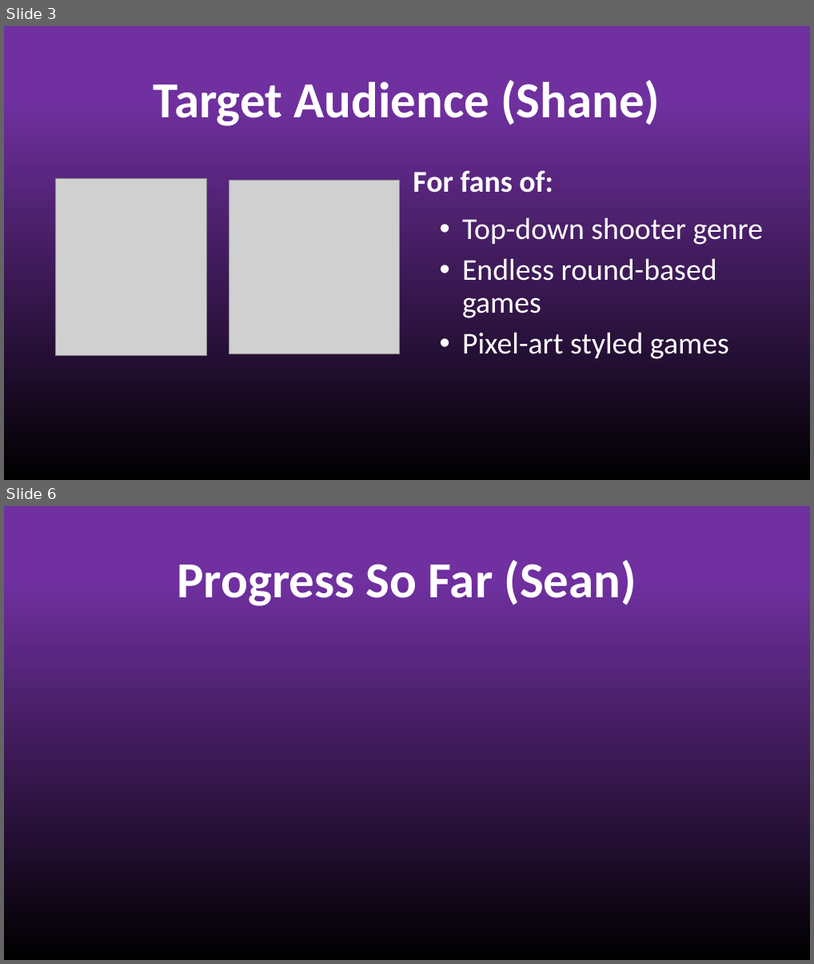
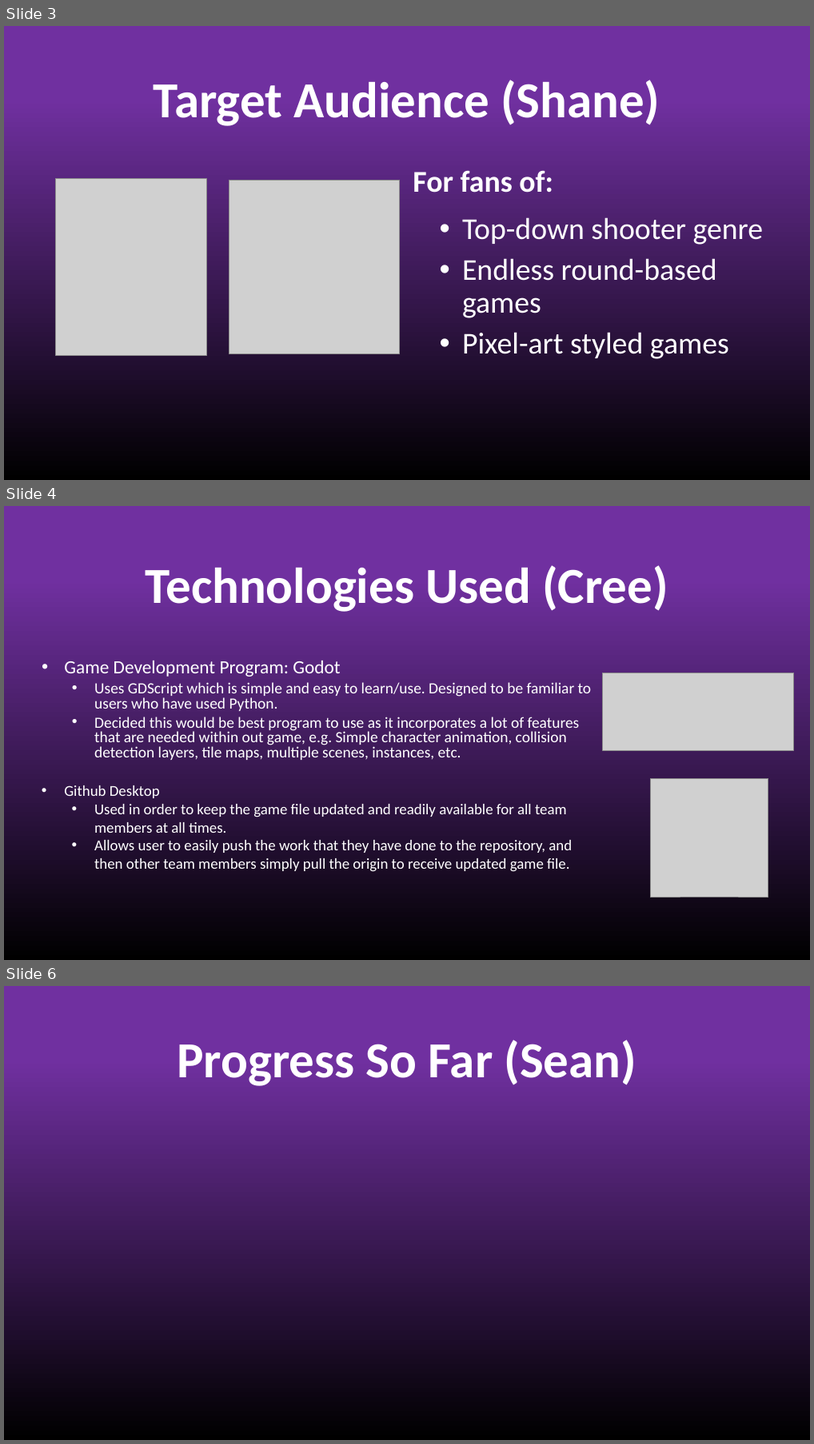
Before and after one commit to shanem1996/Plague_Panic, a slide deck: MIDPOINT PRESENTATION/MidPoint Presentation.pptx. Shown one above the other, each under a label of ours: slides 3 and 6 before the commit, slides 3, 4 and 6 after it; the slides between them are not shown. The pictures are 814x964 and 814x1444 pixels, drawn with LibreOffice and Linux fonts; fonts in the diff are those of the drawing; grey boxes stand for pictures. Boxes give left, top, right and bottom in pixels: in the first picture for what was removed or moved away, otherwise in the second. Text is boxed around its words. In the diff, an @@ line names an element or a change of style, - is before the commit and + after.

```diff
--- a/MIDPOINT PRESENTATION/MidPoint Presentation.pptx
+++ b/MIDPOINT PRESENTATION/MidPoint Presentation.pptx
@@ slide 4 added at [4, 506, 810, 960], background gradient #7030A0 to #000000 @@
@@ title added at [146, 565, 669, 612], 60 pt, text #FFFFFF, bold @@
+Technologies Used (Cree)
@@ subtitle added at [64, 660, 592, 760], 18.5 pt, text #FFFFFF @@
+• Game Development Program: Godot
+  • Uses GDScript which is simple and easy to learn/use. Designed to be familiar to users who have used Python.
+  • Decided this would be best program to use as it incorporates a lot of features that are needed within out game, e.g. Simple character animation, collision detection layers, tile maps, multiple scenes, instances, etc.
@@ picture added at [603, 672, 794, 750] @@
@@ text added at [64, 785, 572, 872], 18 pt, text #FFFFFF @@
+• Github Desktop
+  • Used in order to keep the game file updated and readily available for all team members at all times.
+  • Allows user to easily push the work that they have done to the repository, and then other team members simply pull the origin to receive updated game file.
@@ picture added at [650, 778, 769, 896] @@
```
Also in this commit, not shown: 1 other slide added, 2 slides removed, 2 other files.
